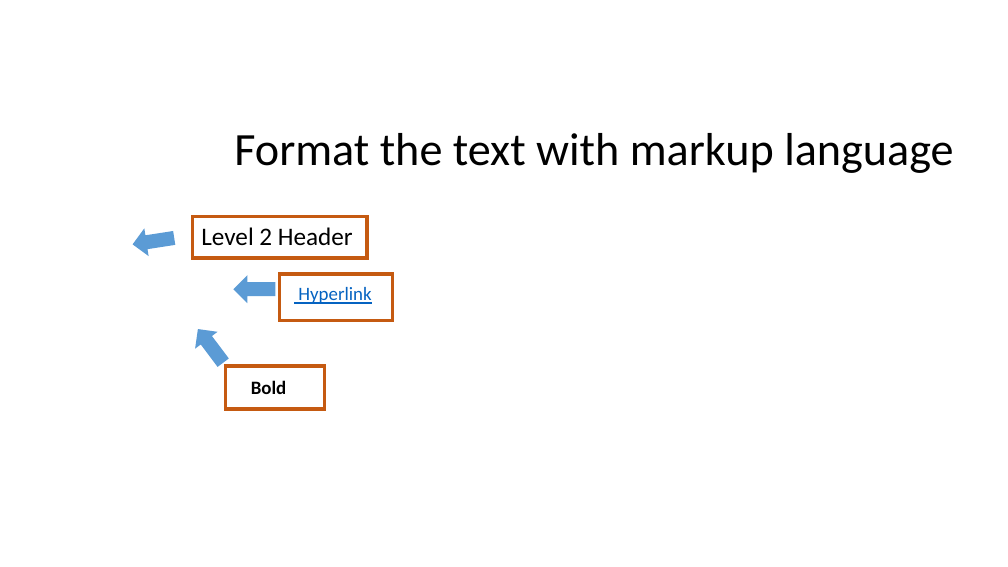
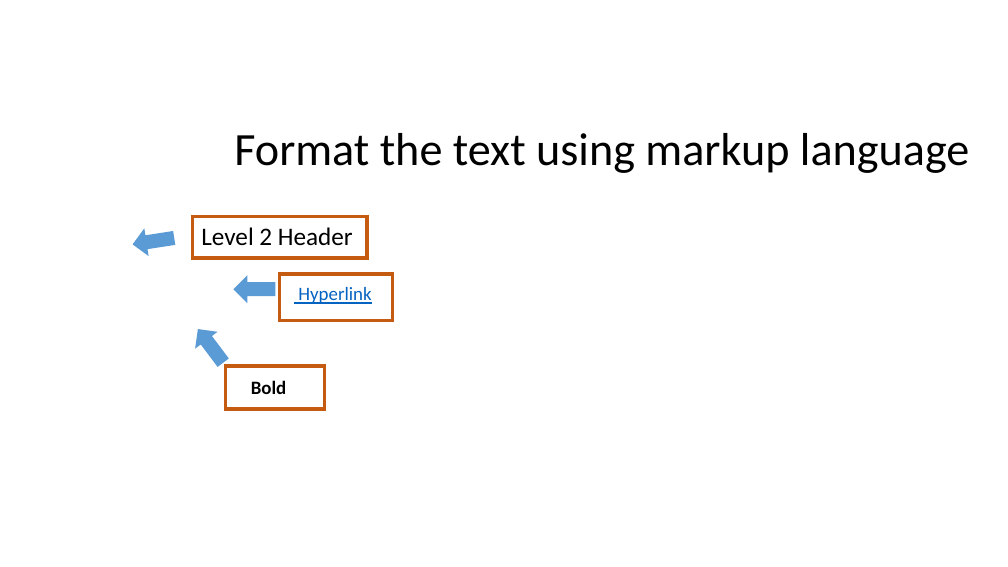
Before and after one commit to adamkemberling/Code_library, a slide deck: slide 12 of Gulf_Coast_R/Rmarkdown_pres/Intro_to_RMarkdown.pptx. Drawn at 1008x567 pixels with LibreOffice and Linux fonts; fonts in the diff are those of the drawing; background and template pictures are left out. Boxes give left, top, right and bottom in pixels: in the first picture for what was removed or moved away, otherwise in the second. Text is boxed around its words. In the diff, an @@ line names an element or a change of style, - is before the commit and + after.

Commit message:
Small text changes made to the powerpoints

```diff
--- a/Gulf_Coast_R/Rmarkdown_pres/Intro_to_RMarkdown.pptx
+++ b/Gulf_Coast_R/Rmarkdown_pres/Intro_to_RMarkdown.pptx
@@ title at [234, 133, 969, 173]: text changed @@
-Format the text with markup language
+Format the text using markup language
```
Also in this commit, not shown: 1 other slide changed, 1 other file.
